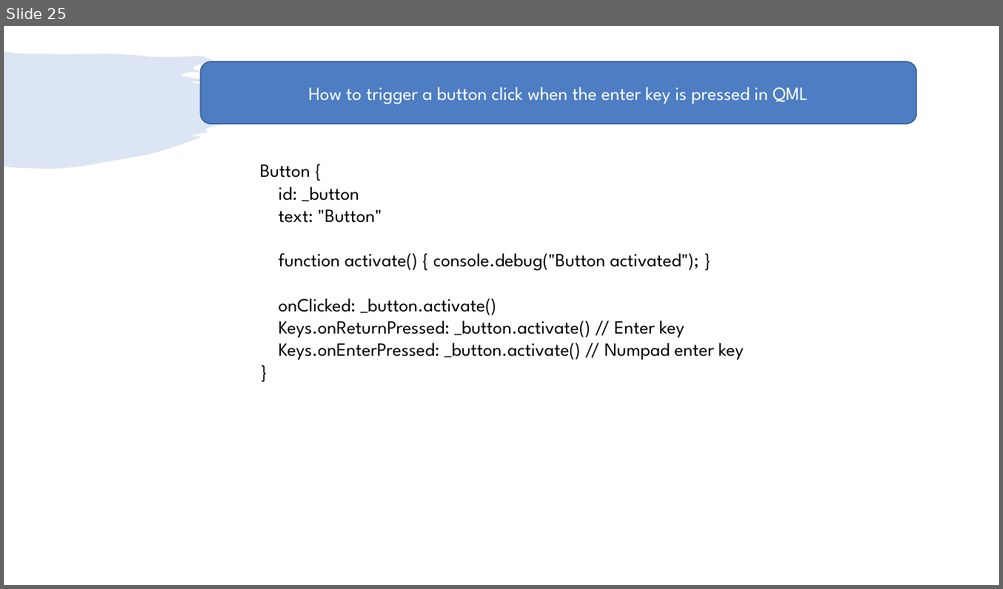
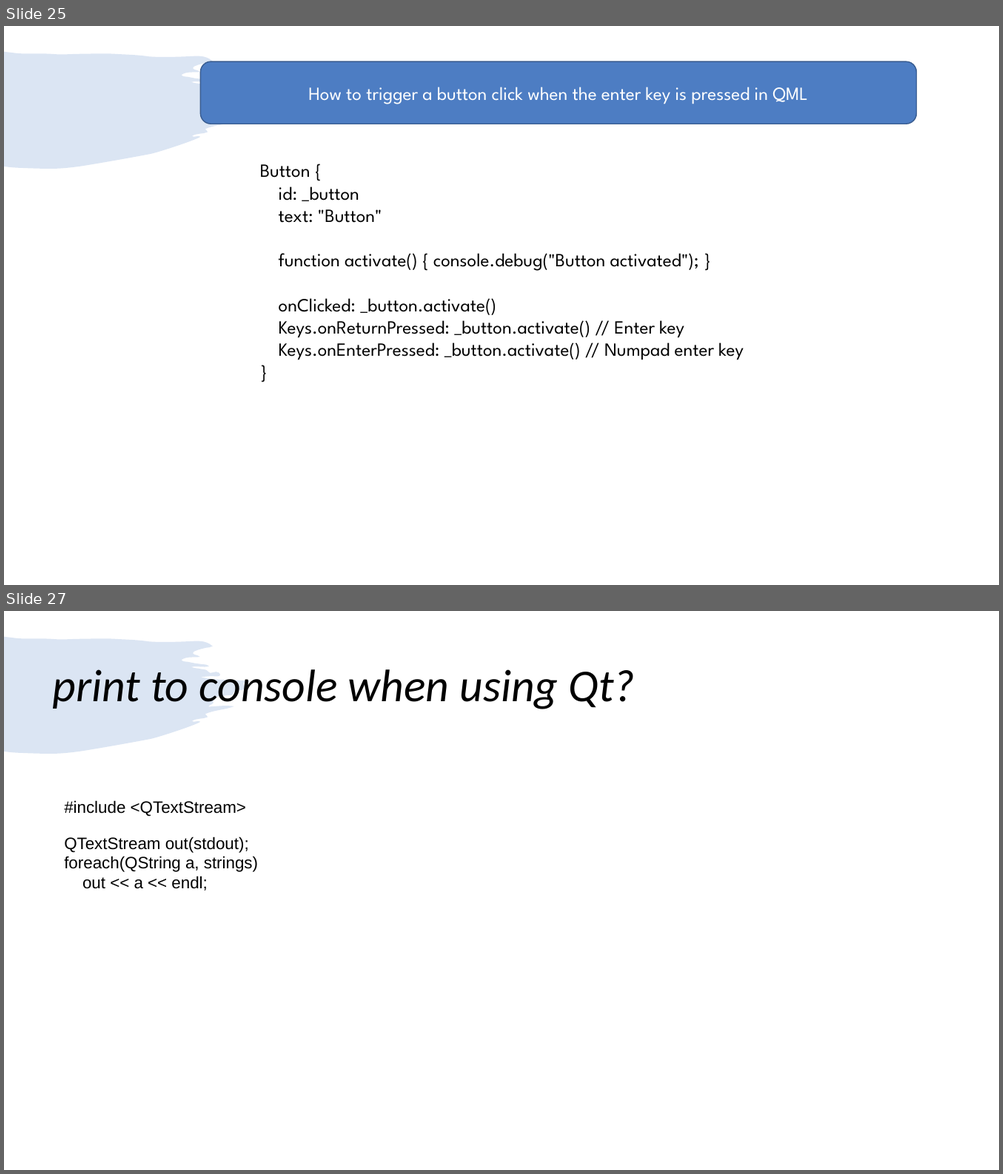
Before and after one commit to girishlande/QtProjects, a slide deck: learnings.pptx. Shown one above the other, each under a label of ours: slide 25 before the commit, slides 25 and 27 after it; the slides between them are not shown. The pictures are 1003x589 and 1003x1174 pixels, drawn with LibreOffice and Linux fonts; fonts in the diff are those of the drawing. Boxes give left, top, right and bottom in pixels: in the first picture for what was removed or moved away, otherwise in the second. Text is boxed around its words. In the diff, an @@ line names an element or a change of style, - is before the commit and + after.

```diff
--- a/learnings.pptx
+++ b/learnings.pptx
@@ slide 27 added at (4,611,999,1170), background #FFFFFF; not listed: 1 template element that a slide beside it also shows @@
@@ text added at (53,669,634,709), 44 pt, text #000000, italic @@
+print to console when using Qt?
@@ text added at (64,800,258,891), 16 pt, text #000000 @@
+#include <QTextStream>
+QTextStream out(stdout);
+foreach(QString a, strings)
+out << a << endl;
```
Also in this commit, not shown: 1 slide changed, 3 other slides added, 4 slides removed, 1 other file.
